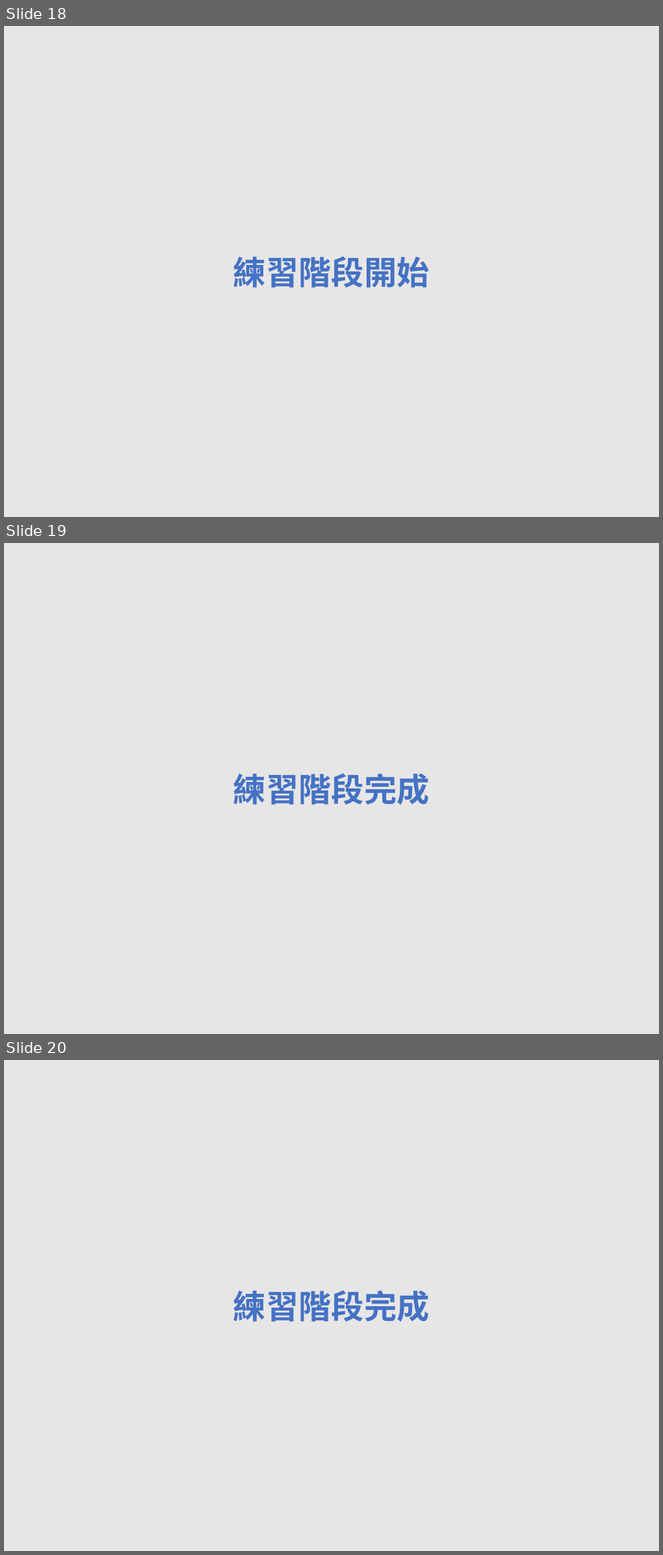
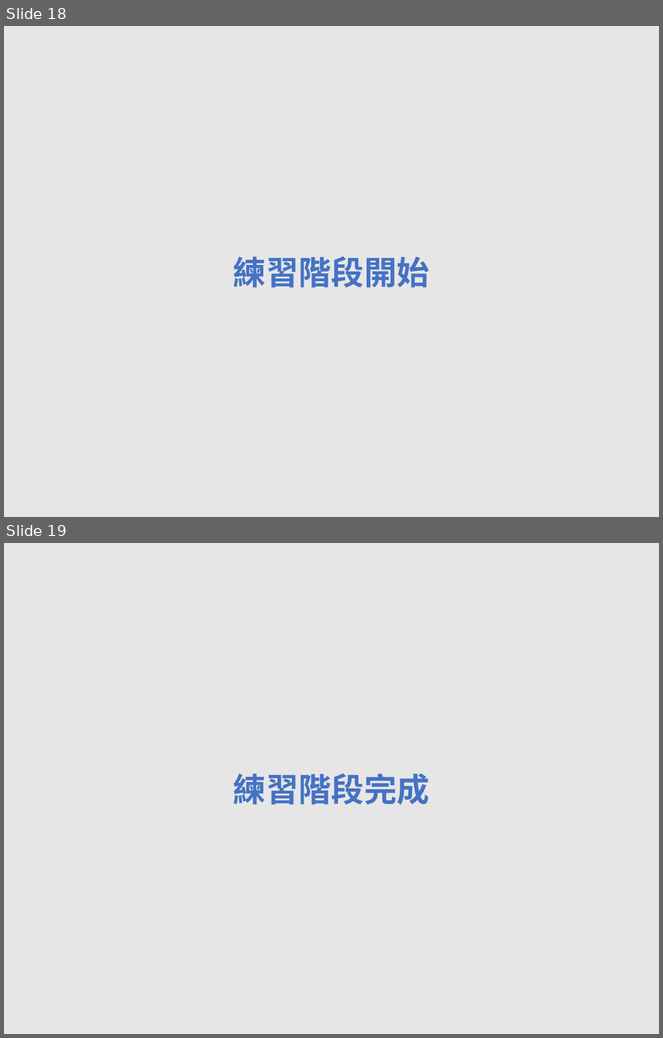
Before and after one commit to EJ-Chang/OSD-Study, a slide deck: WheelOSDtest/StimulusPNG.pptx. Shown one above the other, each under a label of ours: slides 18, 19 and 20 before the commit, slides 18 and 19 after it. The pictures are 663x1555 and 663x1038 pixels, drawn with LibreOffice and Linux fonts; fonts in the diff are those of the drawing. Boxes give left, top, right and bottom in pixels: in the first picture for what was removed or moved away, otherwise in the second. Text is boxed around its words. In the diff, an @@ line names an element or a change of style, - is before the commit and + after.

```diff
--- a/WheelOSDtest/StimulusPNG.pptx
+++ b/WheelOSDtest/StimulusPNG.pptx
@@ slide 19 removed at (4, 543, 659, 1034), background #E7E6E6 @@
@@ text removed at (233, 773, 430, 805) @@
-練習階段完成
@@ what was slide 20 is now slide 19 @@
```
Also in this commit, not shown: 3 slides added, 9 other files.
